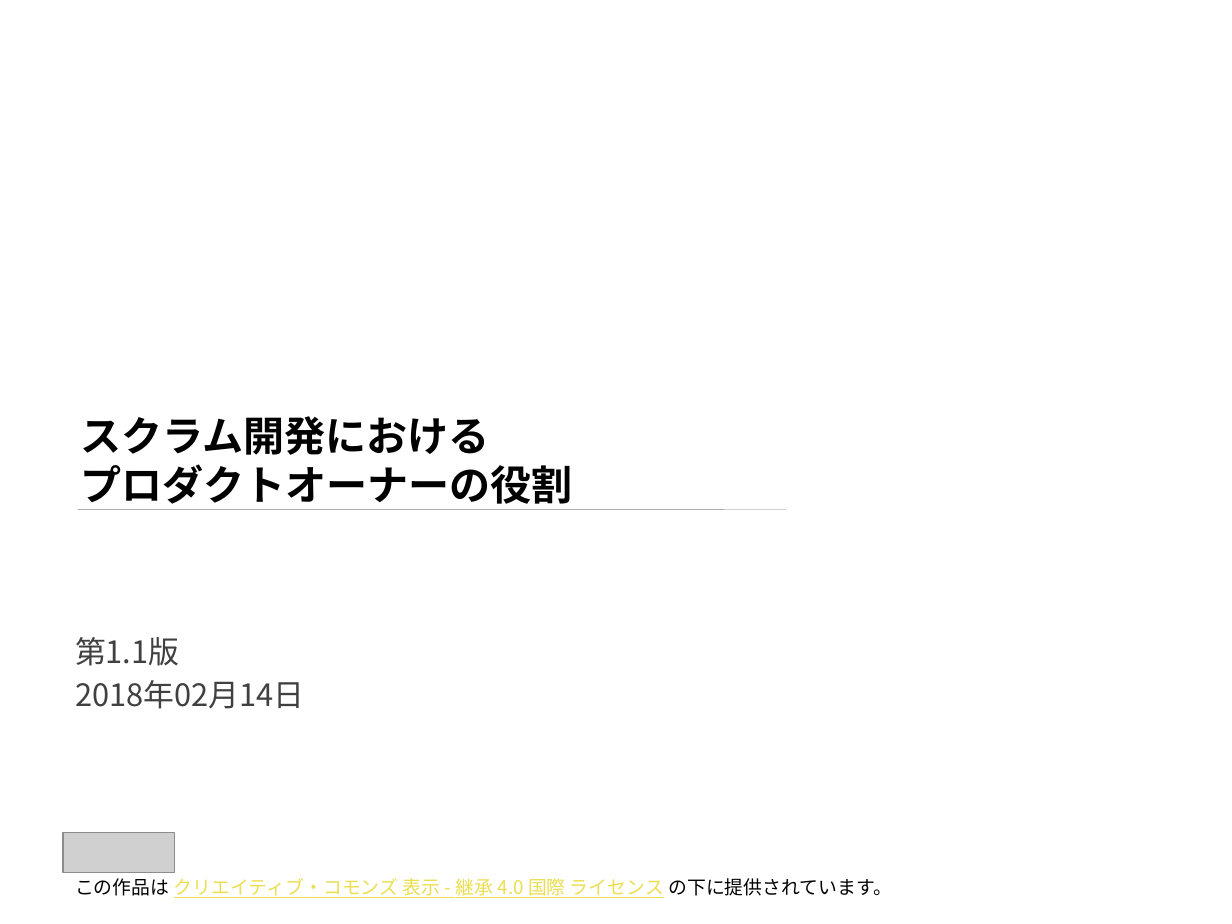
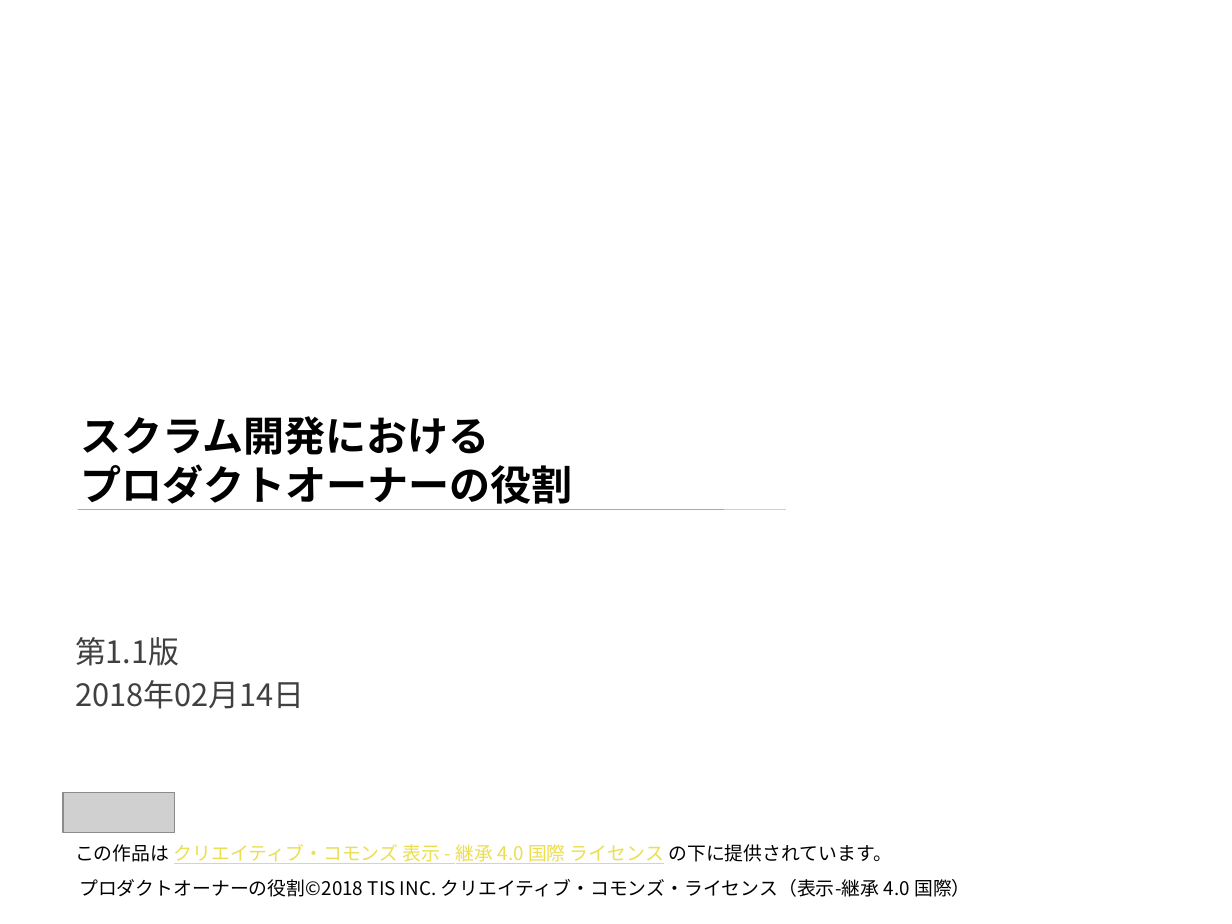
Before and after one commit to Fintan-contents/role-of-product-owner, a slide deck: slide 1 of docs/プロダクトオーナーの役割.pptx. Drawn at 1232x924 pixels with LibreOffice and Linux fonts; fonts in the diff are those of the drawing; grey boxes stand for pictures; background and template pictures are left out. Boxes give left, top, right and bottom in pixels: in the first picture for what was removed or moved away, otherwise in the second. Text is boxed around its words. In the diff, an @@ line names an element or a change of style, - is before the commit and + after.

```diff
--- a/docs/プロダクトオーナーの役割.pptx
+++ b/docs/プロダクトオーナーの役割.pptx
@@ picture: place and size @@
-picture at [63,833,174,872]
+picture at [63,792,174,832]
@@ text "この作品は クリエイティブ・コモンズ 表示 - 継承 ...": place and size @@
-text "この作品は クリエイティブ・コモンズ 表示 - 継承 ..." at [75,878,892,898]
+text "この作品は クリエイティブ・コモンズ 表示 - 継承 ..." at [75,844,892,864]
@@ text added at [79,879,970,897], 11 pt, text #000000 @@
+プロダクトオーナーの役割©2018 TIS INC. クリエイティブ・コモンズ・ライセンス（表示-継承 4.0 国際）
```
Also in this commit, not shown: 1 other slide changed, 1 other file.
